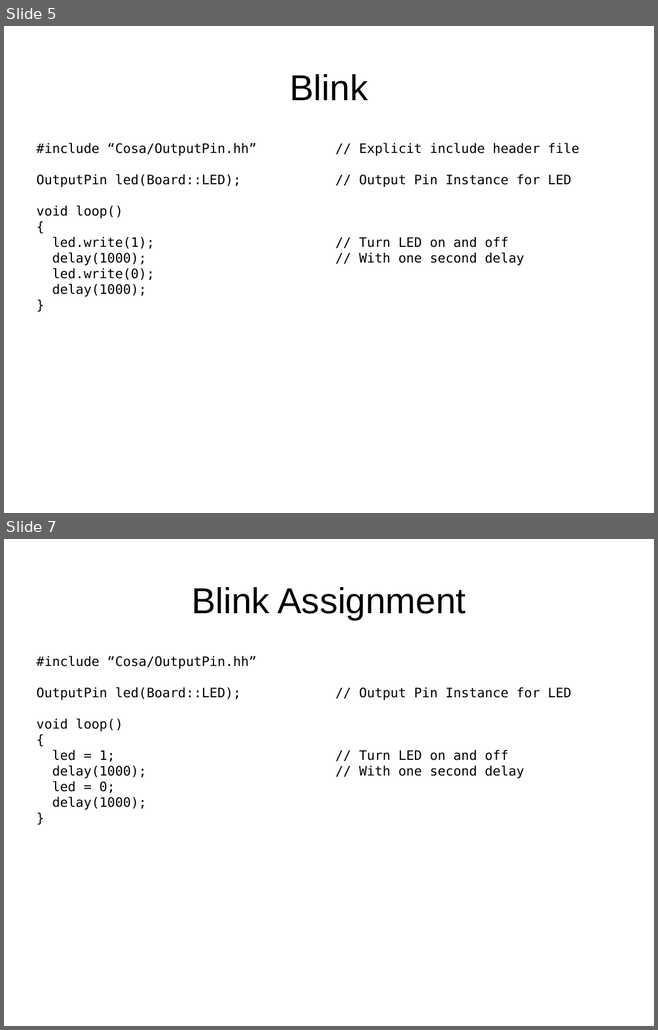
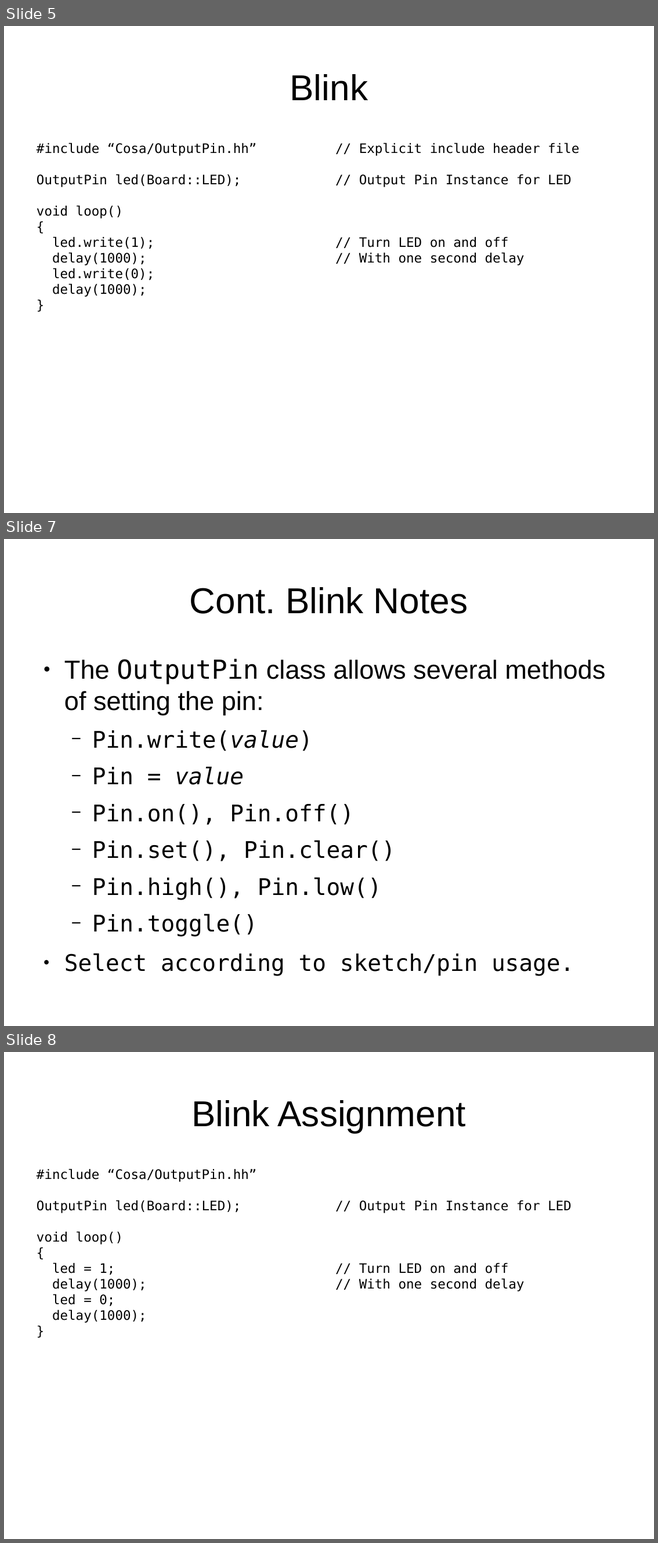
Before and after one commit to mikaelpatel/Cosa-Dolce, a slide deck: Lessons/00.Arduino-examples/01.Basics/Basics.odp. Shown one above the other, each under a label of ours: slides 5 and 7 before the commit, slides 5, 7 and 8 after it; the slides between them are not shown. The pictures are 658x1030 and 658x1543 pixels, drawn with LibreOffice and Linux fonts; fonts in the diff are those of the drawing. Boxes give left, top, right and bottom in pixels: in the first picture for what was removed or moved away, otherwise in the second. Text is boxed around its words. In the diff, an @@ line names an element or a change of style, - is before the commit and + after.

```diff
--- a/Lessons/00.Arduino-examples/01.Basics/Basics.odp
+++ b/Lessons/00.Arduino-examples/01.Basics/Basics.odp
@@ slide 7 added at <box>4,539,654,1026</box>, background #FFFFFF @@
@@ title added at <box>190,587,467,614</box>, 44 pt, text #000000 @@
+Cont. Blink Notes
@@ text added at <box>64,658,605,976</box>, 28 pt, text #000000 @@
+● The OutputPin class allows several methods of setting the pin:
+  − Pin.write(value)
+  − Pin = value
+  − Pin.on(), Pin.off()
+  − Pin.set(), Pin.clear()
+  − Pin.high(), Pin.low()
+  − Pin.toggle()
+● Select according to sketch/pin usage.
@@ what was slide 7 is now slide 8 @@
```
Also in this commit, not shown: 4 slides changed, 1 other slide added, 1 other file.
